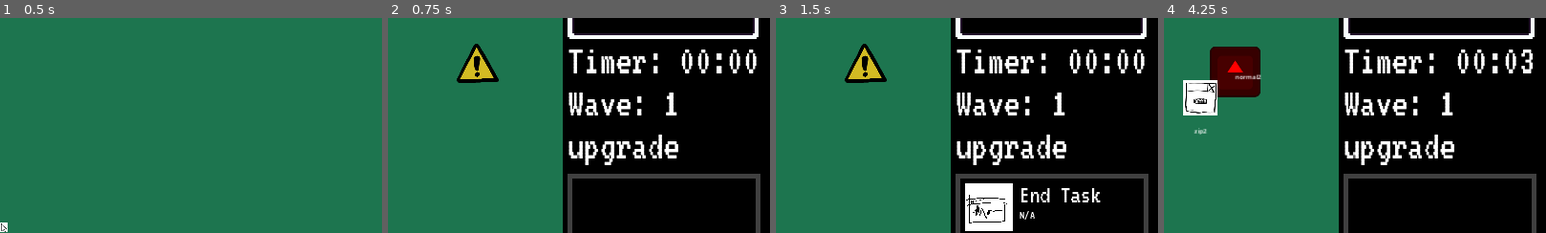
Above: before the commit, frames 1-4 (left to right).
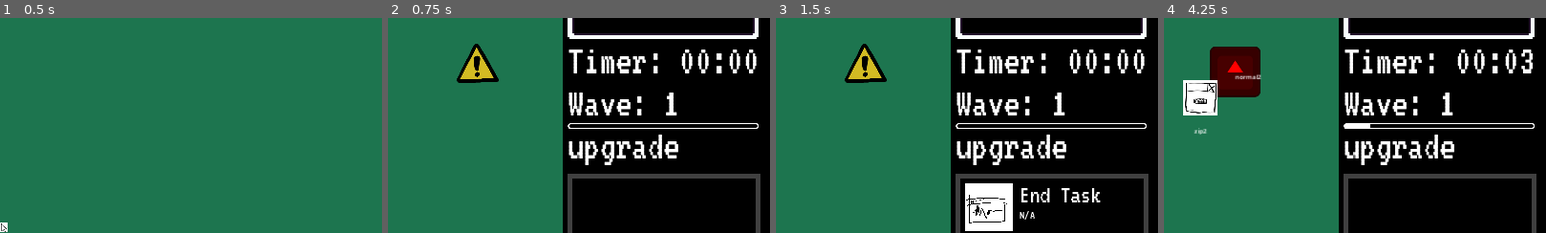
Above: after the commit, the same moments.

Repository: icheft524/Folder-Brawler
Game: Godot game, scene res://menu.tscn
Same seed, same stepped clock (60 frames per second), same inputs: the game is played once before the commit and once after it. The engine's default icon, where the game draws it, is replaced by a stand-in: a white triangle on a blue panel in a dark square.
Inputs (mouse positions are % of the whole screen's width and height, from its top left):
- Up to frame 1 (0.5 s): no input
- Up to frame 2 (0.75 s): click (3, 6) at 0.5 s
- Up to frame 3 (1.5 s): tap Enter (ui_accept) at 1.25 s; drag from (24, 22) to (86, 53) at 1.27 s
- Up to frame 4 (4.25 s): drag from (62, 14) to (24, 22) at 2.02 s; move the mouse to (65, 15) at 2.77 s; click (65, 15) at 2.85 s; drag from (33, 88) to (86, 53) at 3.52 s
The pictures show only the part of the screen within x 50-100%, y 2-52%; the shares and areas given below are measured in that part.

Frame 1 is identical in both runs. In frame 2, 0.5% of the frame differs, in the area x 47-97%, y 48-52%; in frame 3, 0.5%; in frame 4, 0.6%.

Commit message:
check update bar
5:29 PM 11/28

Diff:
--- a/hud.gd
+++ b/hud.gd
@@ -1,11 +1,18 @@
 extends Control
 
 @onready var player = global.target
+@onready var wavebar = $"wavebar"
 
 var secs = 0
 var mins = 0
 
+var wave2 = true
+var wave3 = true
+var wave4 = true
+var wave5 = true
+
 func _ready():
+	$VBoxContainer/wave.text = "Wave: " + str(1)
 	pass # Replace with function body.
 
 
@@ -16,13 +23,29 @@
 	$VBoxContainer/capacity.value = player.capacity
 	$VBoxContainer/capacity.max_value = player.max_capacity
 	$VBoxContainer/time.text = "Timer: %02d:%02d" % [mins,secs]
-
-	$VBoxContainer/wave.text = "Wave: " + str(1)
-	if global.time >= 21: #wave2
+	if global.time == 22 and wave2: #wave2
 		$VBoxContainer/wave.text = "Wave: " + str(2)
-	if global.time >= 41: #wave3
+		wavebar.max_value = 47-22
+		wave2 = false
+	if global.time == 47 and wave3: #wave3
 		$VBoxContainer/wave.text = "Wave: " + str(3)
-	if global.time >= 61: #wave4
+		wavebar.max_value = 72-47
+		wave3 = false
+	if global.time == 72 and wave4: #wave4
 		$VBoxContainer/wave.text = "Wave: " + str(4)
-	if global.time >= 81: #wave5
+		wavebar.max_value = 97-72
+		wave4 = false
+	if global.time == 97 and wave5: #wave5
 		$VBoxContainer/wave.text = "Wave: " + str(5)
+		wavebar.max_value = 1
+		wave5 = false
+	if not wave5:
+		wavebar.value = global.time-97
+	elif not wave4:
+		wavebar.value = global.time-72
+	elif not wave3:
+		wavebar.value = global.time-47
+	elif not wave2:
+		wavebar.value = global.time-22
+	else:
+		wavebar.value = global.time
--- a/hud.tscn
+++ b/hud.tscn
@@ -6,6 +6,8 @@
 [ext_resource type="Texture2D" uid="uid://d5vm0t7puy67" path="res://art/progressbarin.png" id="3_3a5yf"]
 [ext_resource type="PackedScene" uid="uid://c7n7l7u22qa23" path="res://folder/upgrade/itemoption.tscn" id="5_y3dkf"]
 [ext_resource type="Texture2D" uid="uid://ruyi5641qddi" path="res://folder/upgrade/update.png" id="6_rkqmt"]
+[ext_resource type="Texture2D" uid="uid://4bp3f5mp1w0m" path="res://folder/upgrade/updatebar.png" id="7_xw1c6"]
+[ext_resource type="Texture2D" uid="uid://b3plh5exwuymd" path="res://folder/upgrade/updatebar_full.png" id="8_lywbj"]
 
 [node name="hud" type="Control"]
 z_index = 10
@@ -82,3 +84,13 @@
 offset_bottom = 95.0
 texture = ExtResource("6_rkqmt")
 expand_mode = 1
+
+[node name="wavebar" type="TextureProgressBar" parent="."]
+texture_filter = 1
+layout_mode = 0
+offset_top = 290.0
+offset_right = 480.0
+offset_bottom = 306.0
+max_value = 22.0
+texture_over = ExtResource("7_xw1c6")
+texture_progress = ExtResource("8_lywbj")
Binary file added: folder/upgrade/updatebar.png
Not shown, added: folder/upgrade/updatebar.png.import
Binary file added: folder/upgrade/updatebar_full.png
Not shown, added: folder/upgrade/updatebar_full.png.import
Not shown: 1 places in hud.tscn that only renumber resources
